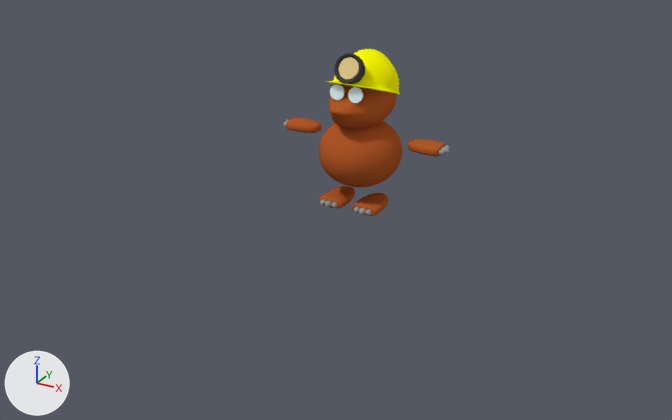
Before and after pictures for a commit that changed the Blender file Design/animals/talp/talpv2_more_movements_yellow.blend.
Before and after are seen from a camera (50 mm lens) standing at (4.06, -7.95, 3.79) and looking at (-0.08, -0.43, 0.03). Lighting does not change. The marker at lower left points along +X, +Y and +Z.

Script lines for the objects in view, before the commit:
```python
me_cylinder = bpy.data.meshes.new('Cylinder')
me_cylinder.from_pydata(...)  # 1710 vertices, 1930 faces; spans x -0.99..0.99, y -0.55..0.43, z 0.0..1.61
me_cylinder.polygons.foreach_set('use_smooth', [True] * 1930)
# faces by material slot: [758, 164, 33, 449, 418, 108]
me_cylinder.materials.append(mat_material)  # brown #b25929
me_cylinder.materials.append(mat_ulleres)  # white #e4fcff
me_cylinder.materials.append(mat_lamp)  # yellow #e7cf8e
me_cylinder.materials.append(mat_lamp_case)  # black #414141
me_cylinder.materials.append(mat_casc_groc)  # yellow #ffff00
me_cylinder.materials.append(mat_ungles)  # grey #999999
me_plane = bpy.data.meshes.new('Plane')
me_plane.from_pydata([(-1.0, -1.0, 0.0), (1.0, -1.0, 0.0), (-1.0, 1.0, 0.0), (1.0, 1.0, 0.0)], [], [(0, 1, 3, 2)])
me_plane.materials.append(mat_material_004)  # white #e7e7e7
ob_plane = bpy.data.objects.new('Plane', me_plane)
ob_plane.location = (0.0, 0.0, 0.0)
ob_plane.scale = (2.34, 2.34, 2.34)
ob_plane.hide_viewport = True
ob_talp = bpy.data.objects.new('talp', me_cylinder)
ob_talp.location = (0.0, 0.0, 0.0)
_m = ob_talp.modifiers.new('Subsurf', 'SUBSURF')
_m.levels = 2
```
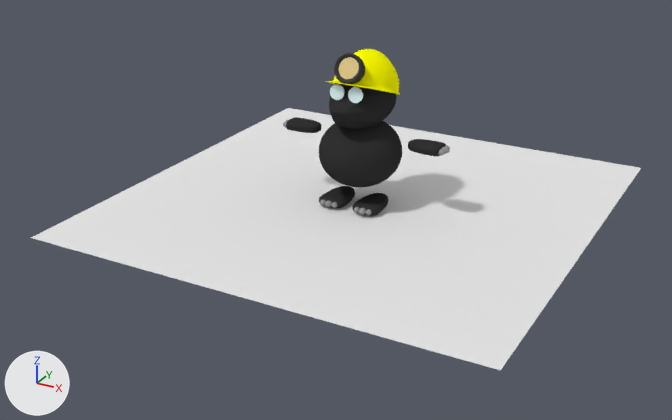
What the commit changed:
Material 'Cos_negre' (mat_cos_negre) is new.
Its base color is (0.0331, 0.0331, 0.0331) (black #333333).
me_cylinder has 1710 vertices, 1930 faces and spans x -0.99..0.99, y -0.55..0.43, z 0.0..1.61.
me_cylinder is used by ob_talp; location (0.0, 0.0, 0.0).
me_cylinder part 1: all 758 faces that had it switch from mat_material (brown #b25929) to mat_cos_negre (black #333333).
Object 'Plane' (ob_plane) is now shown.

Where the change shows, as pixel boxes [x1, y1, x2, y2] in the pictures (672 x 420 px):
'Plane', shown: after [31, 108, 641, 370]
part 1 of me_cylinder, recoloured (brown to black): [286, 83, 446, 216] in both
